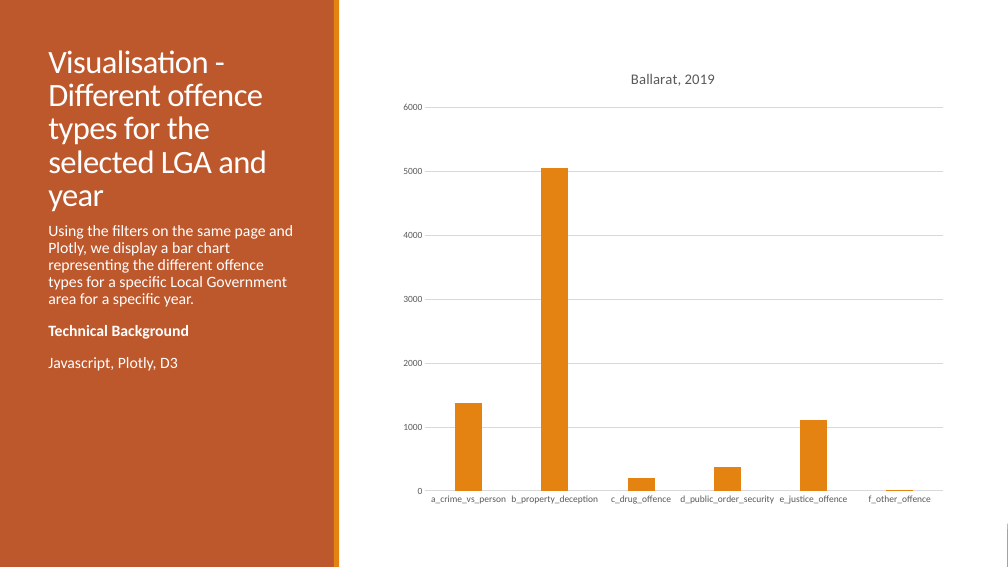
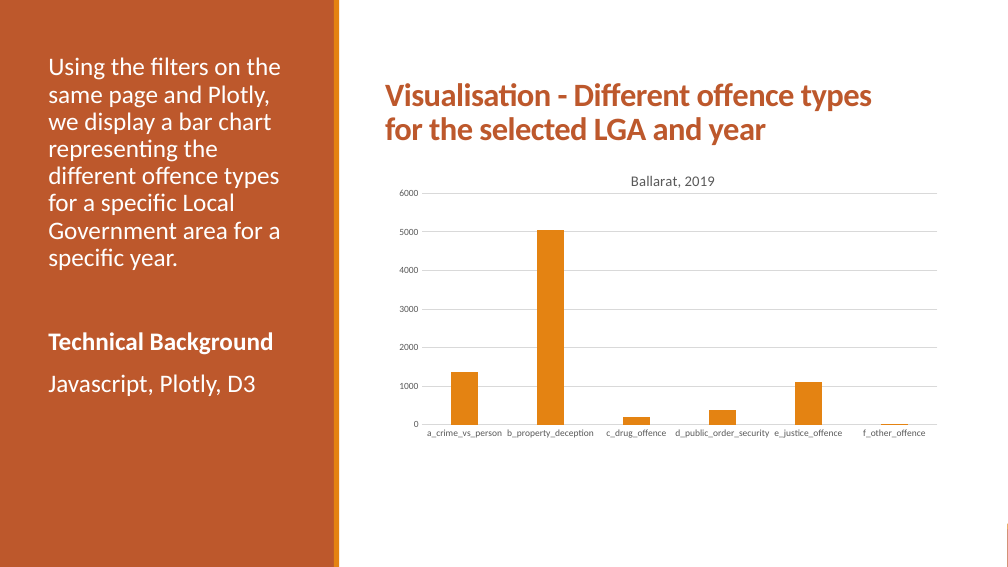
Before and after one commit to PhuongTieuOp/project3, a slide deck: slide 9 of Victoria Crime Data Visualization3.pptx (slide 7 before the commit). Drawn at 1008x567 pixels with LibreOffice and Linux fonts; fonts in the diff are those of the drawing. Boxes give left, top, right and bottom in pixels: in the first picture for what was removed or moved away, otherwise in the second. Text is boxed around its words. In the diff, an @@ line names an element or a change of style, - is before the commit and + after.

Commit message:
added line and bubble chart

```diff
--- a/Victoria Crime Data Visualization3.pptx
+++ b/Victoria Crime Data Visualization3.pptx
@@ text "Using the filters on the ...": place and size @@
-text "Using the filters on the ..." at (48, 225, 293, 371)
+text "Using the filters on the ..." at (48, 57, 281, 396)
@@ text "Using the filters on the ..." at (48, 57, 281, 396): size 15 to 24 pt @@
@@ title "Visualisation - Different offence types ...": place and size @@
-title "Visualisation - Different offence types ..." at (48, 50, 267, 212)
+title "Visualisation - Different offence types ..." at (385, 83, 872, 145)
@@ title "Visualisation - Different offence types ..." at (385, 83, 872, 145): text colour #FFFFFF to #BD582C, bold on @@
@@ column chart at (392, 157, 954, 514) @@
@@ plot area changed @@
@@ column chart: place and size @@
-column chart at (392, 53, 954, 514)
+column chart at (392, 157, 954, 514)
```
Also in this commit, not shown: 5 other slides changed, 4 slides added, 1 slide removed.
